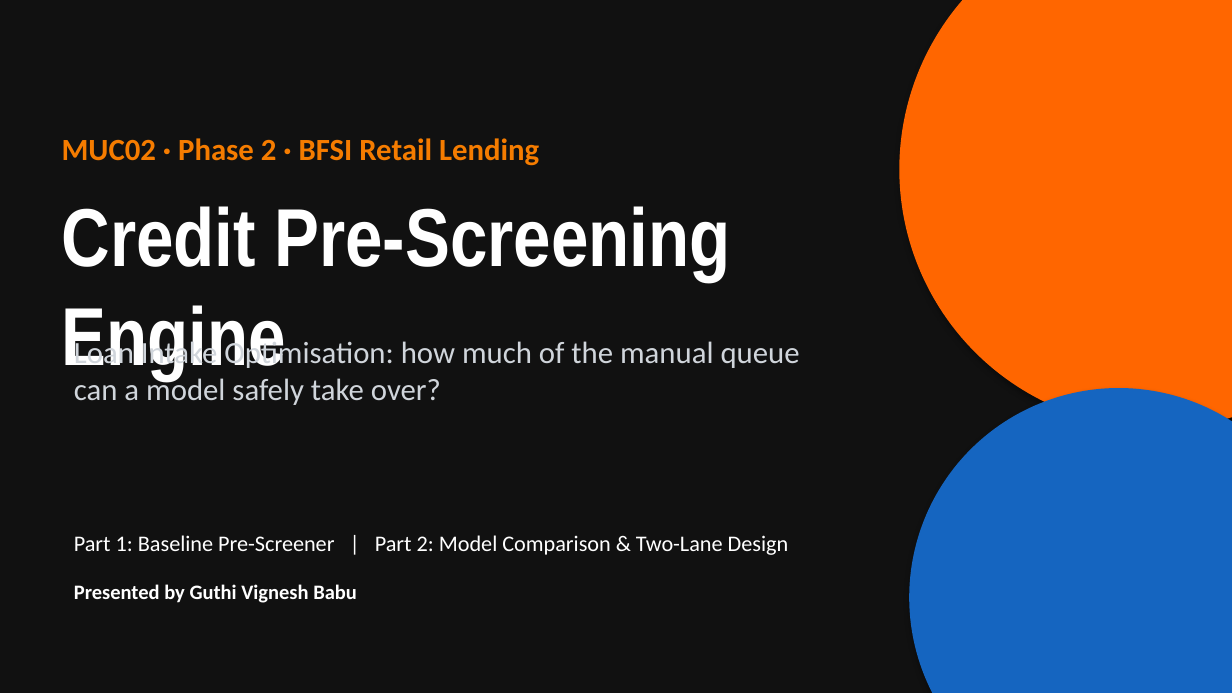
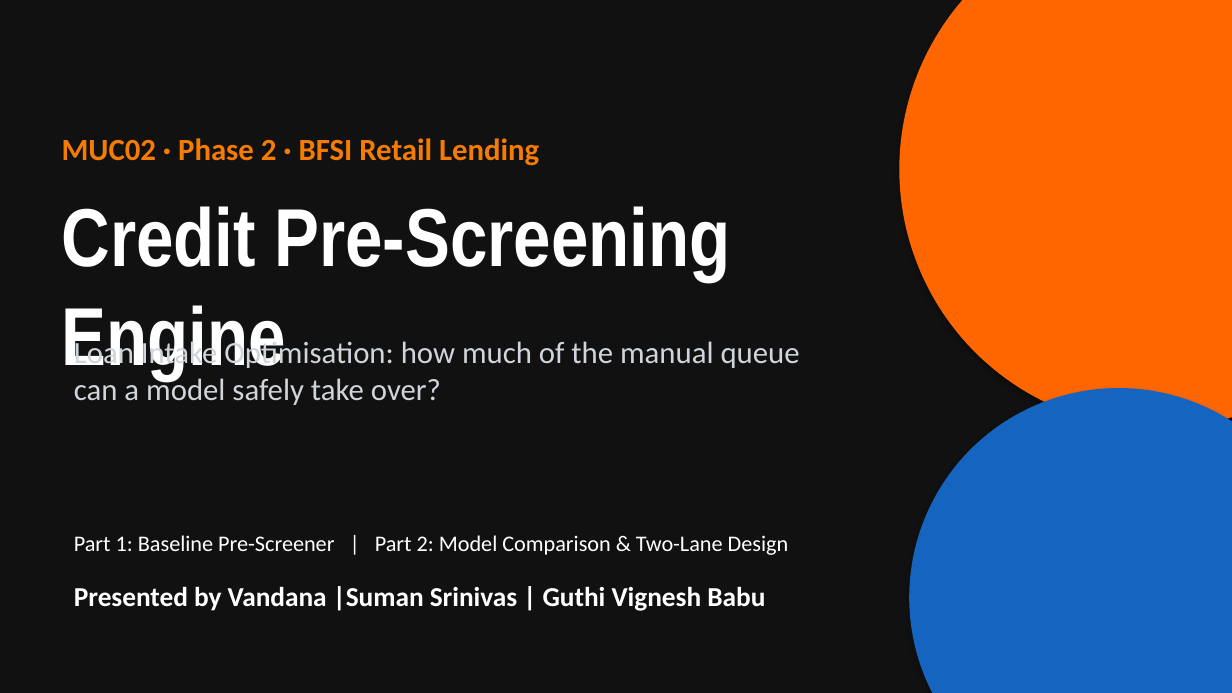
Before and after one commit to Vigneshbabu4/MUC02-Credit-Pre-Screening-Engine, a slide deck: slide 1 of Vigneshbabu_Credit_MUC02.pptx. Drawn at 1232x693 pixels with LibreOffice and Linux fonts; fonts in the diff are those of the drawing. Boxes give left, top, right and bottom in pixels: in the first picture for what was removed or moved away, otherwise in the second. Text is boxed around its words. In the diff, an @@ line names an element or a change of style, - is before the commit and + after.

```diff
--- a/Vigneshbabu_Credit_MUC02.pptx
+++ b/Vigneshbabu_Credit_MUC02.pptx
@@ text at [74,586,765,611]: text changed; size 12 to 16 pt @@
-Presented by Guthi Vignesh Babu
+Presented by Vandana |Suman Srinivas | Guthi Vignesh Babu
```
Also in this commit, not shown: 6 other slides changed, 1 slide added.
